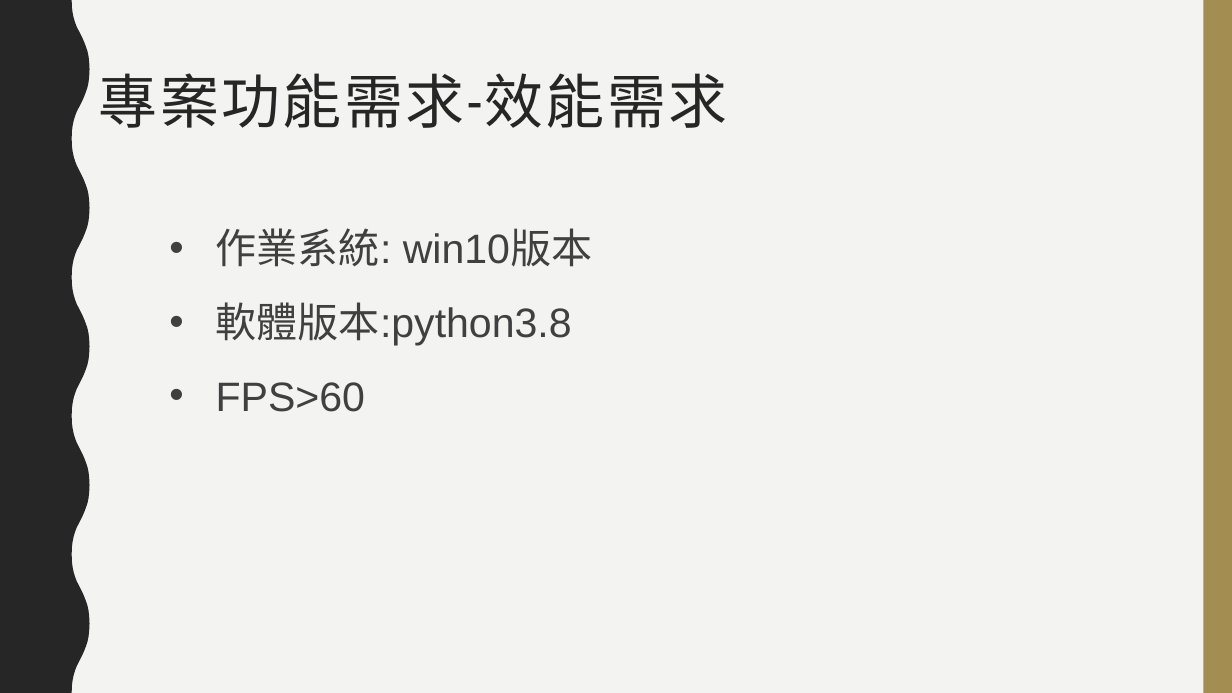
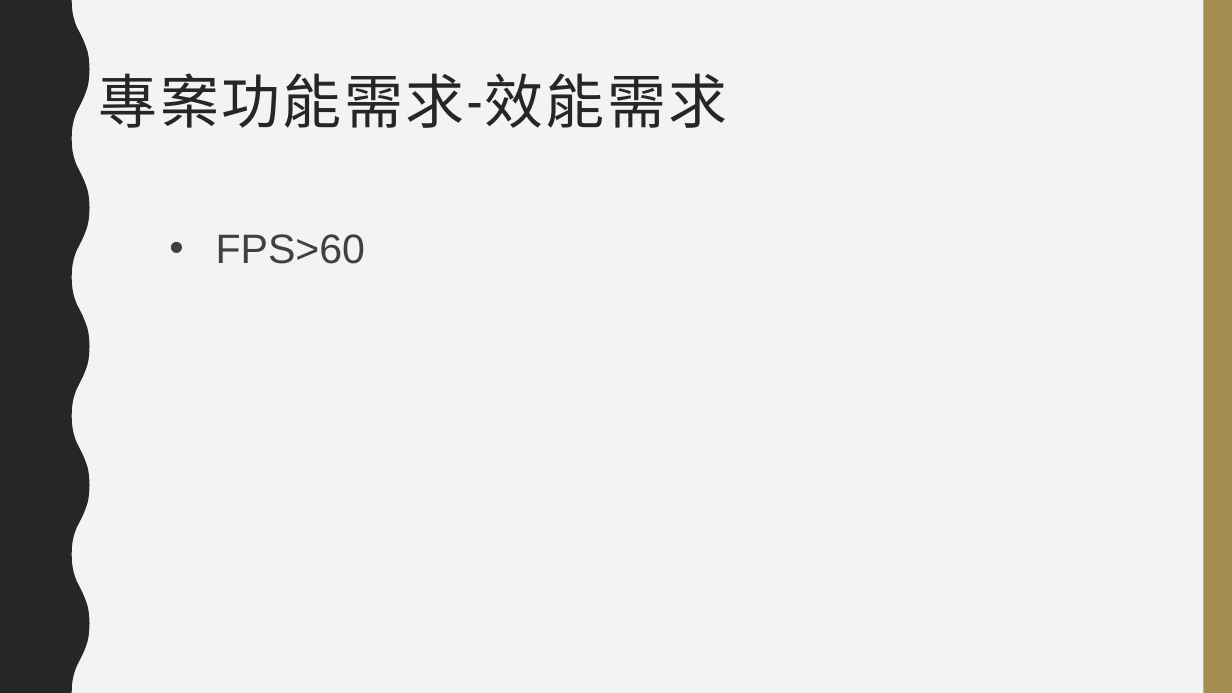
Before and after one commit to choutengfeng/0652074, a slide deck: slide 2 of 專案管理.pptx. Drawn at 1232x693 pixels with LibreOffice and Linux fonts; fonts in the diff are those of the drawing. Boxes give left, top, right and bottom in pixels: in the first picture for what was removed or moved away, otherwise in the second. Text is boxed around its words. In the diff, an @@ line names an element or a change of style, - is before the commit and + after.

```diff
--- a/專案管理.pptx
+++ b/專案管理.pptx
@@ text at <box>216,228,593,346</box>: paragraphs removed @@
-• 作業系統: win10版本
-• 軟體版本:python3.8
```
Also in this commit, not shown: 3 other slides changed.
